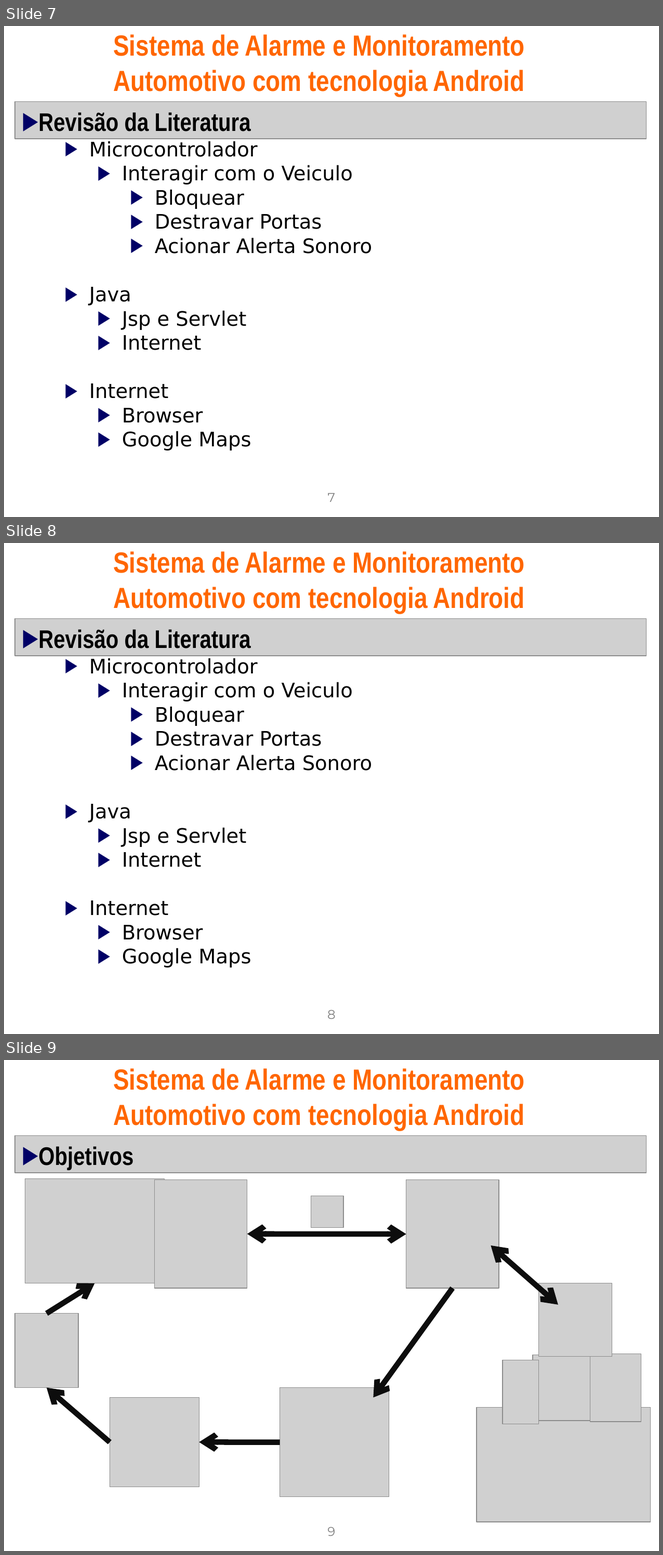
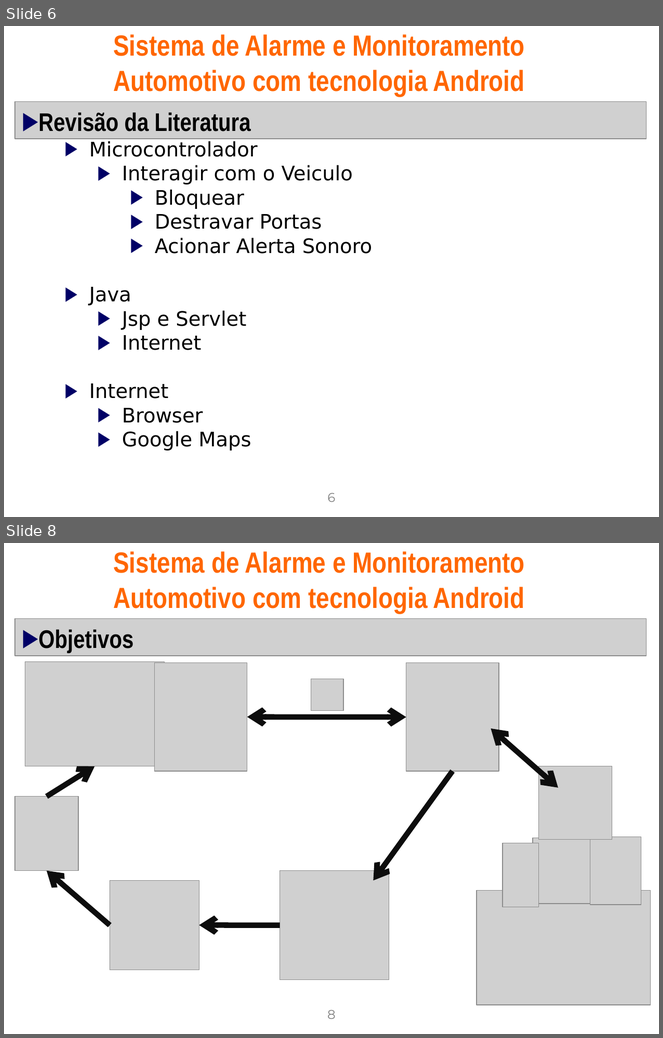
Before and after one commit to gabrielcedran/tcc-alarm-gsm, a slide deck: Docs/Apresentacao_padrao_Conic_2009.ppt. Shown one above the other, each under a label of ours: slides 7, 8 and 9 before the commit, slides 6 and 8 after it; the slides between them are not shown. The pictures are 663x1555 and 663x1038 pixels, drawn with LibreOffice and Linux fonts; fonts in the diff are those of the drawing; grey boxes stand for pictures; background and template pictures are left out. Boxes give left, top, right and bottom in pixels: in the first picture for what was removed or moved away, otherwise in the second. Text is boxed around its words. In the diff, an @@ line names an element or a change of style, - is before the commit and + after.

```diff
--- a/Docs/Apresentacao_padrao_Conic_2009.ppt
+++ b/Docs/Apresentacao_padrao_Conic_2009.ppt
@@ slide 8 removed at (4, 543, 659, 1034), background #FFFFFF; not listed: 1 template element that a slide beside it also shows @@
@@ title removed at (113, 551, 525, 613) @@
-Sistema de Alarme e Monitoramento Automotivo com tecnologia Android
@@ picture removed at (15, 619, 647, 656) @@
@@ text removed at (38, 629, 251, 649) @@
-▶ Revisão da Literatura
@@ text removed at (89, 658, 372, 968) @@
-▶ Microcontrolador
-  ▶ Interagir com o Veiculo
-    ▶ Bloquear
-    ▶ Destravar Portas
-    ▶ Acionar Alerta Sonoro
-▶ Java
-  ▶ Jsp e Servlet
-  ▶ Internet
-▶ Internet
-  ▶ Browser
-  ▶ Google Maps
@@ what was slide 7 is now slide 6 @@
@@ page number at (327, 493, 335, 502): text changed @@
-7
+6
@@ what was slide 9 is now slide 8 @@
@@ page number at (327, 1010, 336, 1019): text changed @@
-9
+8
```
Also in this commit, not shown: 4 slides changed.
